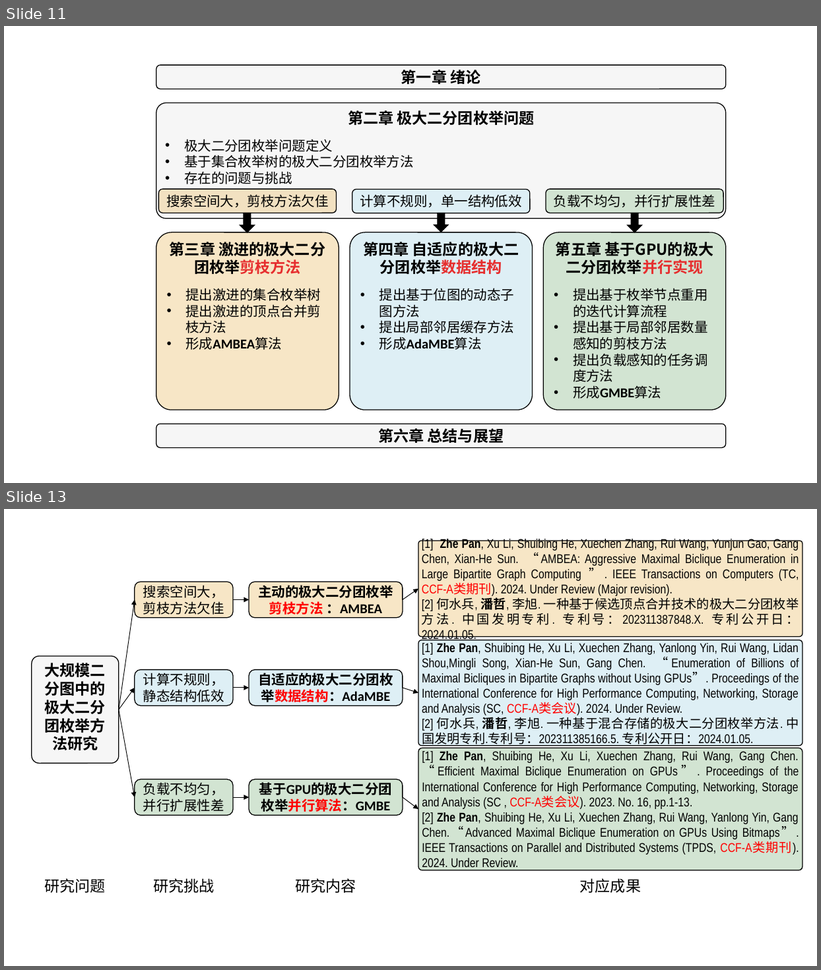
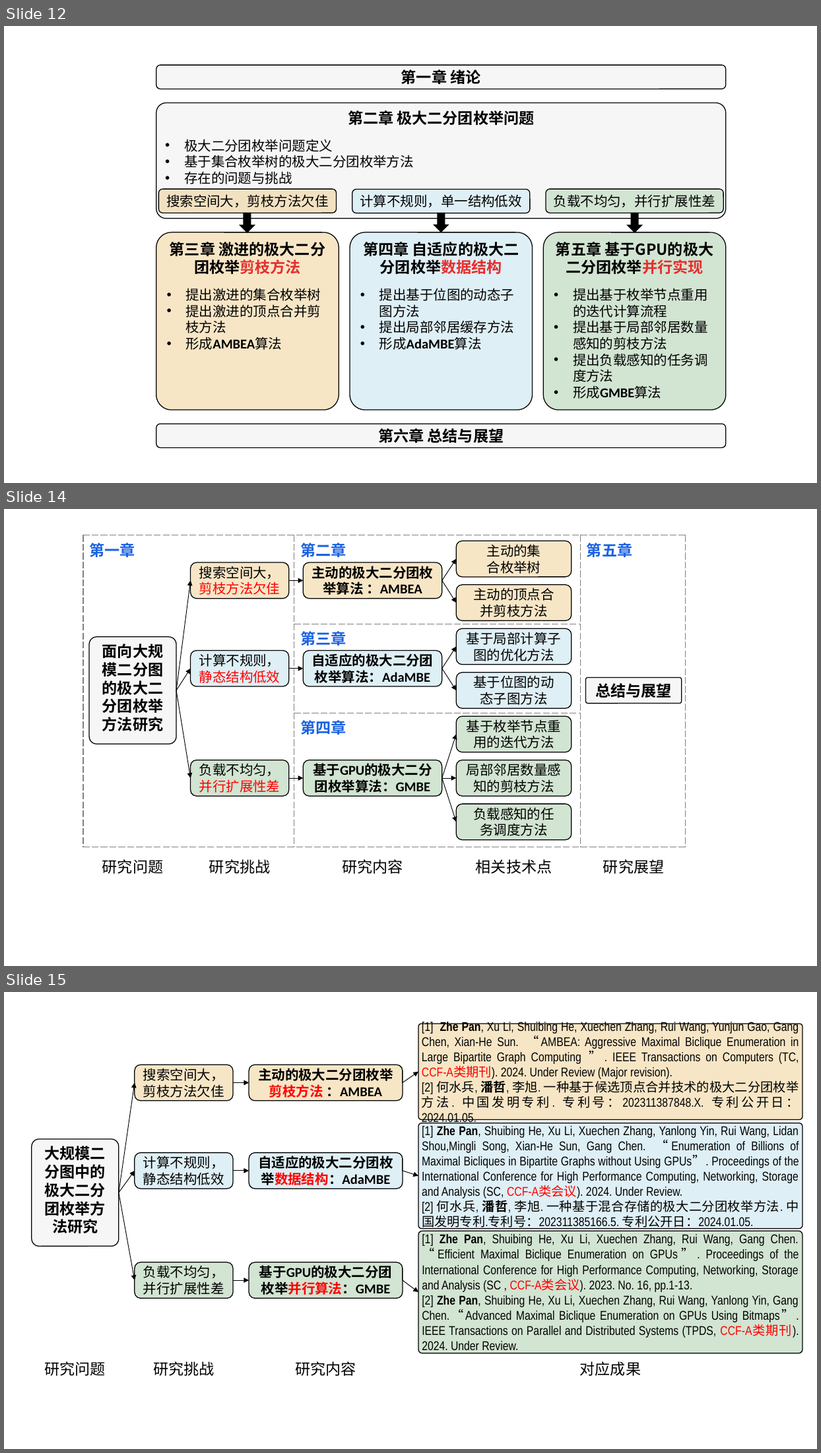
Before and after one commit to Pz1996/zjuthesis, a slide deck: figure/plot.pptx. Shown one above the other, each under a label of ours: slides 11 and 13 before the commit, slides 12, 14 and 15 after it; the slides between them are not shown. The pictures are 821x970 and 821x1453 pixels, drawn with LibreOffice and Linux fonts; fonts in the diff are those of the drawing; background and template pictures are left out. Boxes give left, top, right and bottom in pixels: in the first picture for what was removed or moved away, otherwise in the second. Text is boxed around its words. In the diff, an @@ line names an element or a change of style, - is before the commit and + after.

```diff
--- a/figure/plot.pptx
+++ b/figure/plot.pptx
@@ slide 14 added at (4, 509, 817, 966), background #FFFFFF @@
@@ table added at (83, 535, 686, 848), 3 rows, 3 columns @@
+第一章 | 第二章 | 第五章
+ | 第三章 | 
+ | 第四章 | 
@@ arrow added from (442, 580) to (457, 559), #000000 0.75 pt @@
@@ arrow added from (177, 691) to (191, 580), #000000 0.75 pt @@
@@ arrow added from (289, 580) to (304, 580), #000000 0.75 pt @@
@@ arrow added from (442, 580) to (457, 603), #000000 0.75 pt @@
@@ rounded rectangle added at (89, 637, 177, 745), fill #F6F6F6, outline #000000 1 pt, 18 pt, text #000000, bold @@
+面向大规模二分图的极大二分团枚举方法研究
@@ arrow added from (442, 669) to (457, 647), #000000 0.75 pt @@
@@ arrow added from (177, 691) to (191, 669), #000000 0.75 pt @@
@@ arrow added from (289, 669) to (304, 669), #000000 0.75 pt @@
@@ arrow added from (442, 669) to (457, 691), #000000 0.75 pt @@
@@ rounded rectangle added at (586, 677, 682, 703), fill #F6F6F6, outline #000000 1 pt, 18 pt, text #000000, bold @@
+总结与展望
@@ arrow added from (177, 691) to (191, 779), #000000 0.75 pt @@
@@ arrow added from (442, 779) to (457, 735), #000000 0.75 pt @@
@@ group added at (304, 562, 443, 874): 3 rounded rectangles, 1 text @@
+研究内容
+主动的极大二分团枚举算法 ：AMBEA
+自适应的极大二分团枚举算法：AdaMBE
+基于GPU的极大二分团枚举算法：GMBE
@@ arrow added from (289, 779) to (304, 779), #000000 0.75 pt @@
@@ arrow added from (442, 779) to (457, 779), #000000 0.75 pt @@
@@ arrow added from (442, 779) to (457, 822), #000000 0.75 pt @@
@@ group added at (457, 541, 572, 874): 7 rounded rectangles, 1 text @@
+相关技术点
+主动的集
+合枚举树
+主动的顶点合
+并剪枝方法
+基于局部计算子图的优化方法
+基于位图的动
+态子图方法
+基于枚举节点重用的迭代方法
+局部邻居数量感知的剪枝方法
+负载感知的任
+务调度方法
@@ text added at (102, 859, 163, 874), 18 pt, text #000000 @@
+研究问题
@@ group added at (191, 562, 289, 874): 3 rounded rectangles, 1 text @@
+搜索空间大，剪枝方法欠佳
+计算不规则，静态结构低效
+负载不均匀，并行扩展性差
+研究挑战
@@ text added at (603, 859, 664, 874), 18 pt, text #000000 @@
+研究展望
@@ what was slide 11 is now slide 12 @@
@@ what was slide 13 is now slide 15 @@
```
Also in this commit, not shown: 3 slides changed, 1 other slide added, 37 other files.
